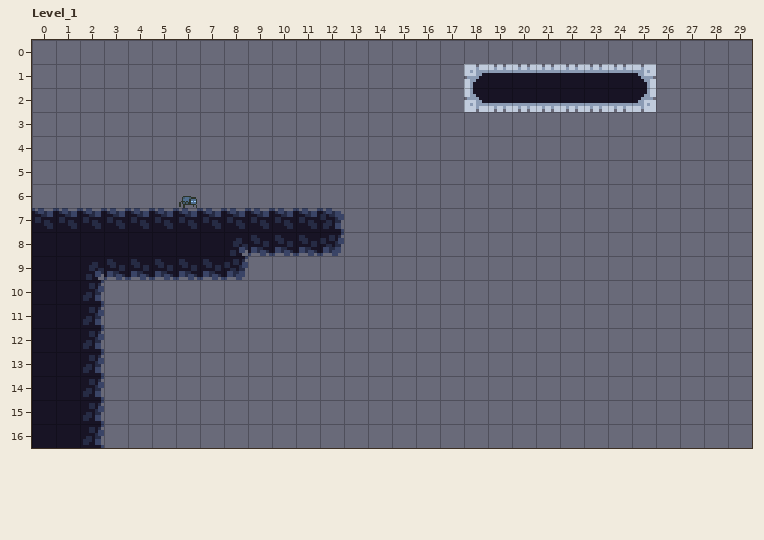
One commit to this LDtk project: assets/ldtk.ldtk. Above: the version before the commit.
Cells are 8x8 px. Shown: Level_1 x 0..29, y 0..16. The commit also changed other parts of the map, which this record leaves out.
Now the later version:
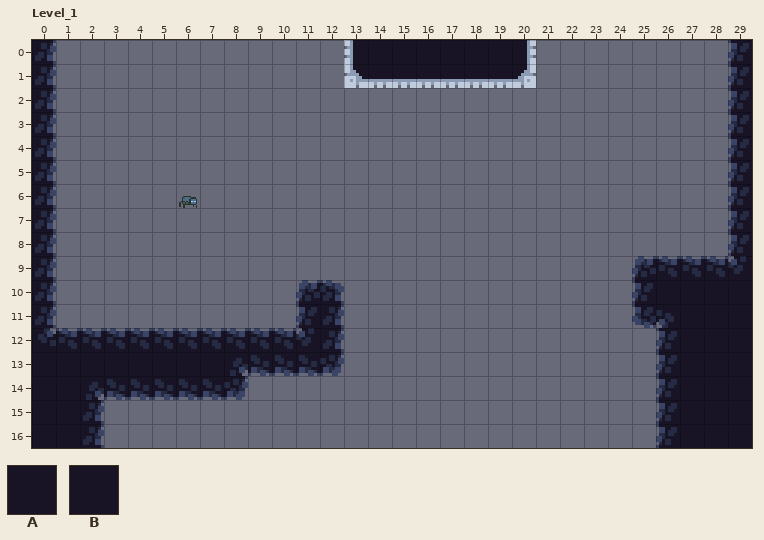
Key: from "DarkCave": A 1 "DarkTerrain", B 3 "Metal".
_ is an empty cell.
Edits made:
Layer "DarkCave":
There is now tile A in rows 0 to 6 at x 0 and 29; in rows 7 to 8 at x 29; in row 9 at x 25 to 29; in rows 10 to 11 at x 11 to 12 and 25 to 29; in rows 12 to 13 at x 3 to 12 and 26 to 29; in row 14 at x 3 to 8 and 26 to 29.
There is now tile A in rows 15 to 16 at x 26 to 29.
There is now tile B in row 0 at x 13 to 20; in row 1 at x 13 to 17.
Tile A is removed in rows 7 to 8 at x 1 to 12; in row 9 at x 1 to 8; in rows 10 to 11 at x 1 to 2.
Tile B is removed in row 1 at x 21 to 25; in row 2 at x 18 to 25.
